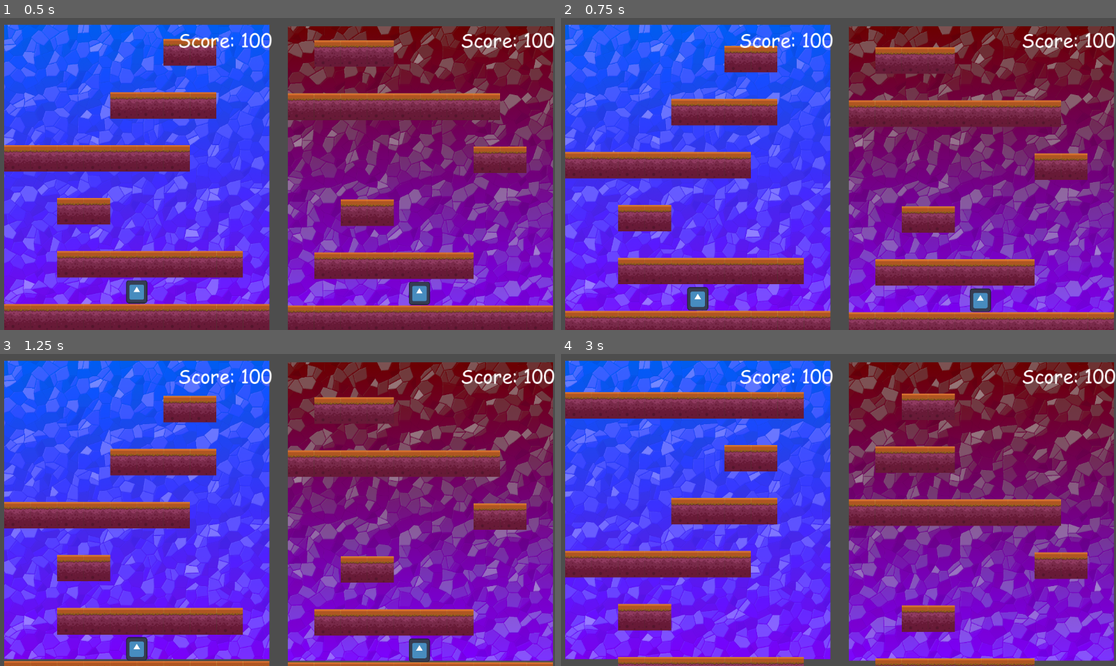
Above: before the commit, frames 1-4 (two rows, left to right).
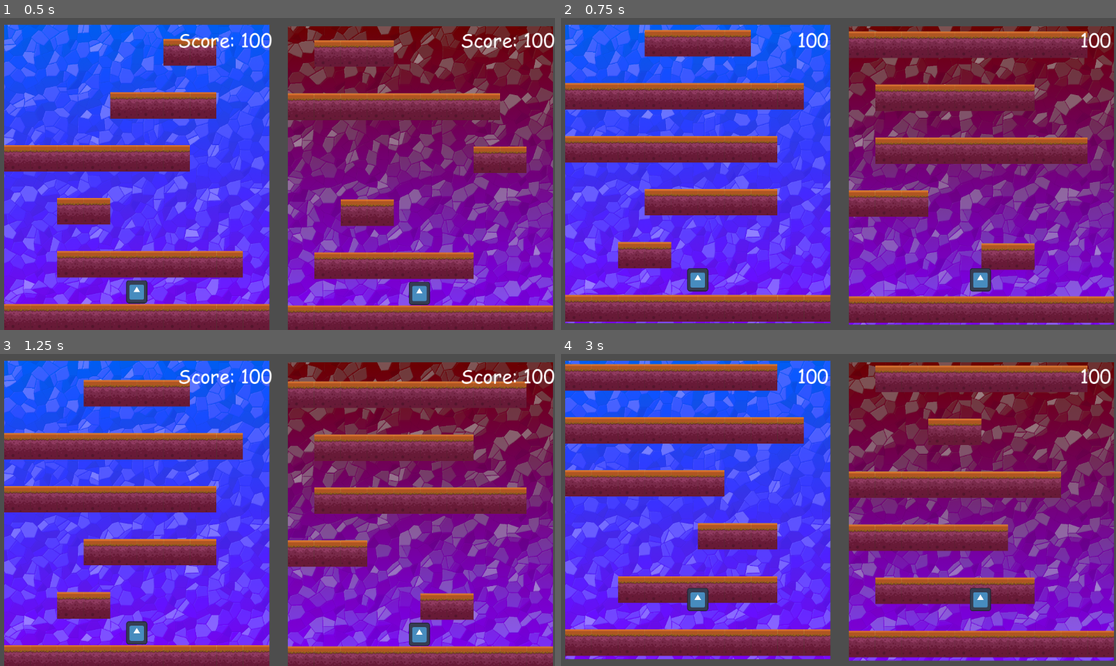
Above: after the commit, the same moments.

Repository: LegacyMD/xd_tower
Game: Godot game, scene res://scenes/root_scene.tscn
Same seed, same stepped clock (60 frames per second), same inputs: the game is played once before the commit and once after it. The engine's default icon, where the game draws it, is replaced by a stand-in: a white triangle on a blue panel in a dark square.
Inputs:
- Up to frame 1 (0.5 s): no input
- Up to frame 2 (0.75 s): hold R from 0.53 s (still down)
- Up to frame 3 (1.25 s): keep holding R
- Up to frame 4 (3 s): release R at 1.28 s; tap R at 1.35, 2.85 s; hold R 2.03-2.78 s

Frame 1 is identical in both runs. In frame 2, 45% of the frame differs, in the area x 0-100%, y 3-100%; in frame 3, 41%; in frame 4, 51%.

Commit message:
Debug-reset on `KEY_R`

Diff:
--- a/scenes/player.gd
+++ b/scenes/player.gd
@@ -16,6 +16,11 @@
 const score_for_new_effect = 500
 
 var active_effect = Effect.EffectType.None
+
+func _input(event):
+    var just_pressed = event.is_pressed() and not event.is_echo()
+    if Input.is_key_pressed(KEY_R) and just_pressed:
+        get_tree().reload_current_scene()
 
 func _ready():
     pass
